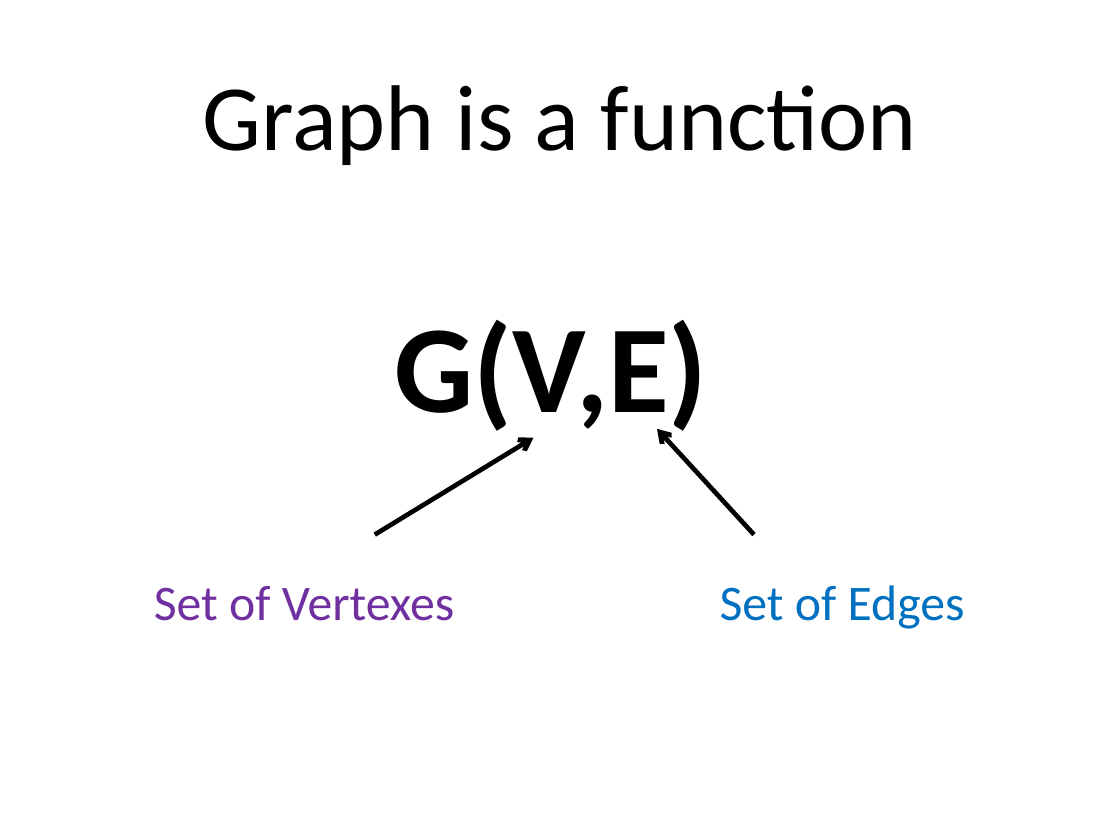
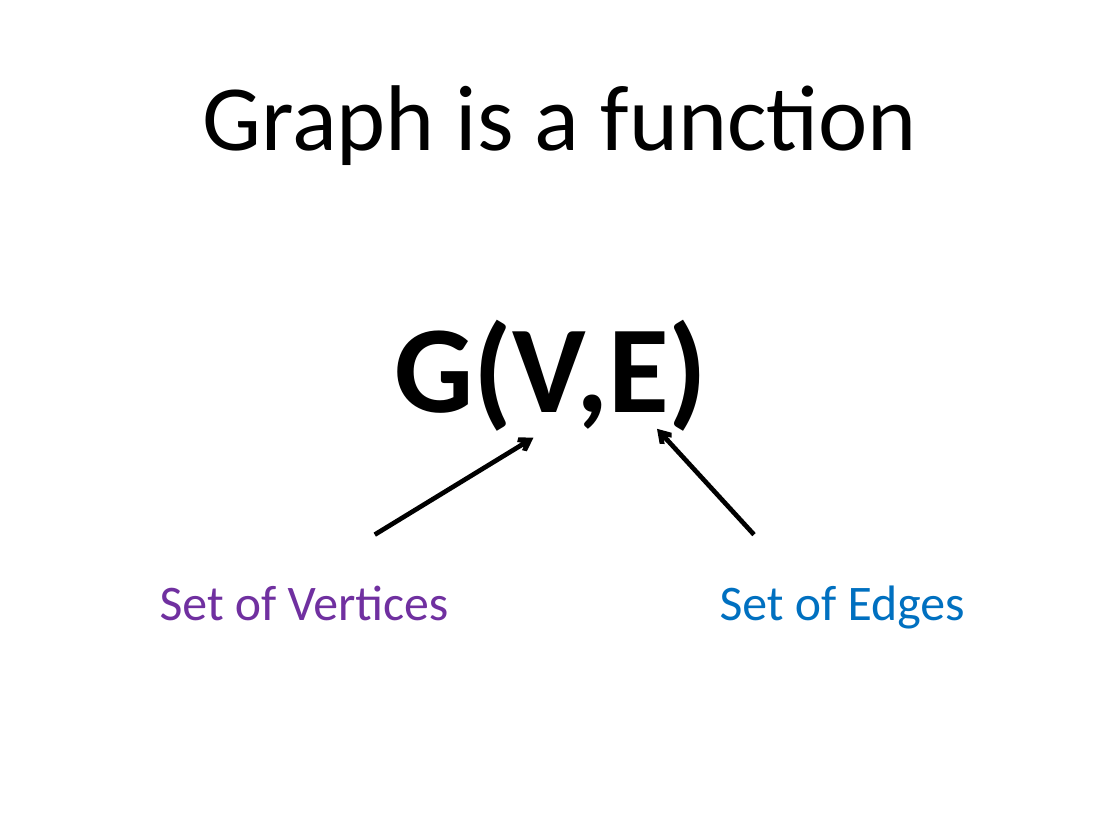
Before and after one commit to SteinbergOB/GraphAlgorithms_en, a slide deck: slide 13 of Presentation/Lection 0.pptx. Drawn at 1120x840 pixels with LibreOffice and Linux fonts; fonts in the diff are those of the drawing. Boxes give left, top, right and bottom in pixels: in the first picture for what was removed or moved away, otherwise in the second. Text is boxed around its words. In the diff, an @@ line names an element or a change of style, - is before the commit and + after.

```diff
--- a/Presentation/Lection 0.pptx
+++ b/Presentation/Lection 0.pptx
@@ text at bbox=[160, 585, 449, 621]: text changed @@
-Set of Vertexes
+Set of Vertices
```
Also in this commit, not shown: 15 other slides changed, 7 slides added, 2 slides removed, 1 other file.
